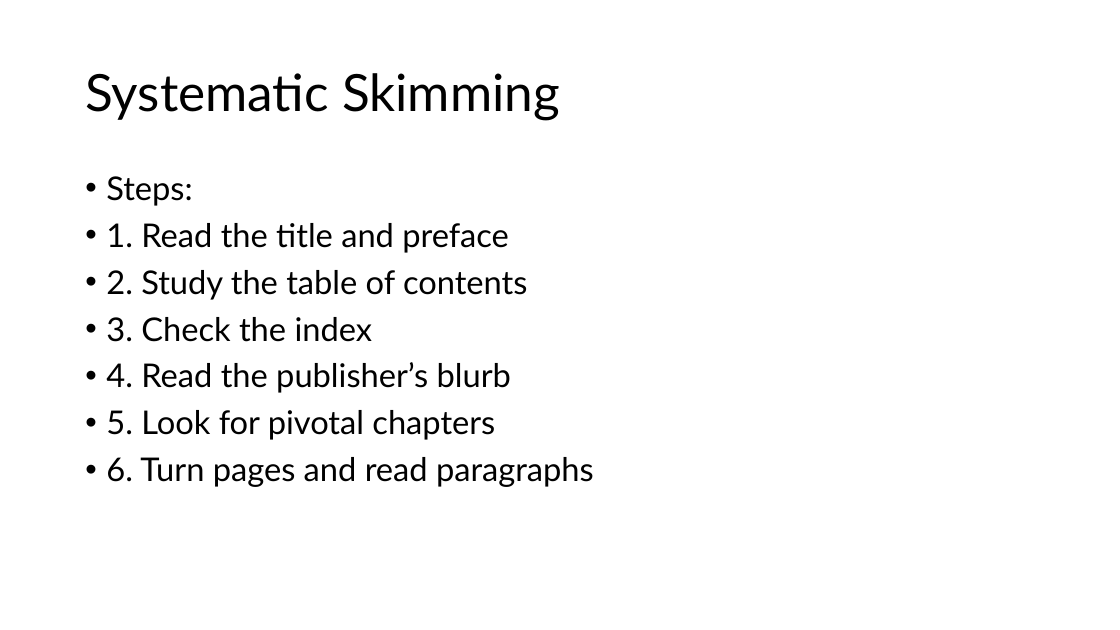
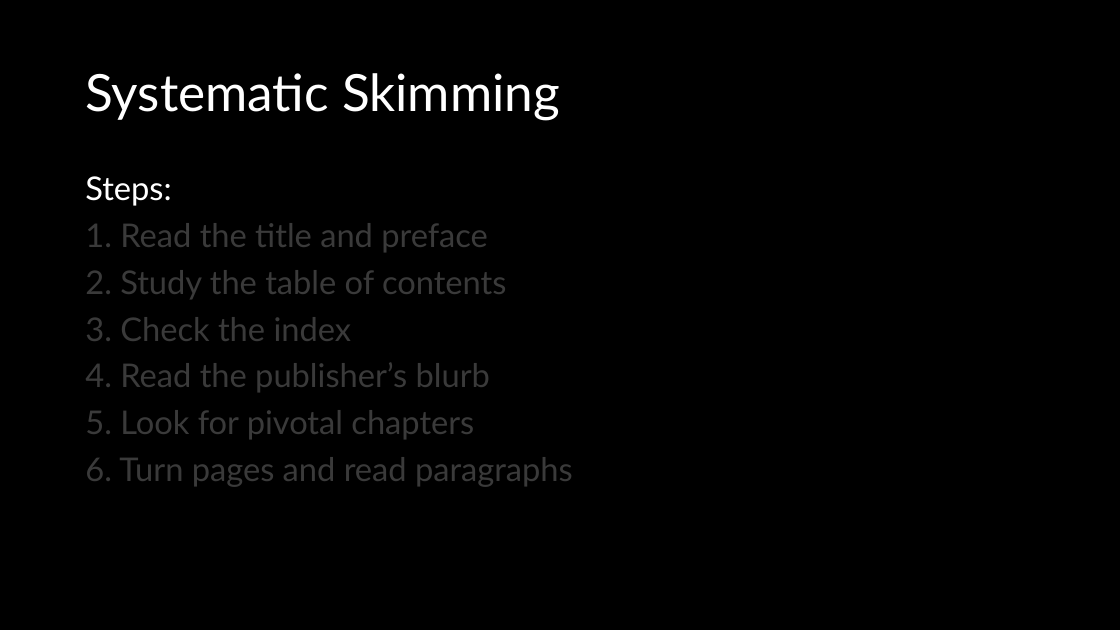
Before and after one commit to shafiqr-kmsw/matricphys, a slide deck: slide 36 of howtoreadbook/slides.pptx (slide 17 before the commit). Drawn at 1120x630 pixels with LibreOffice and Linux fonts; fonts in the diff are those of the drawing. Boxes give left, top, right and bottom in pixels: in the first picture for what was removed or moved away, otherwise in the second. Text is boxed around its words. In the diff, an @@ line names an element or a change of style, - is before the commit and + after.

```diff
--- a/howtoreadbook/slides.pptx
+++ b/howtoreadbook/slides.pptx
@@ background #FFFFFF to #000000 @@
@@ title "Systematic Skimming" at (85,73,560,120): text colour #000000 to #FFFFFF @@
@@ text "Steps:" at (85,176,573,487): text colour #000000 to #FFFFFF in "Steps:"; text colour #000000 to #3A3A3A; bullet • to none @@
```
Also in this commit, not shown: 19 other slides changed, 73 slides added, 7 slides removed.
